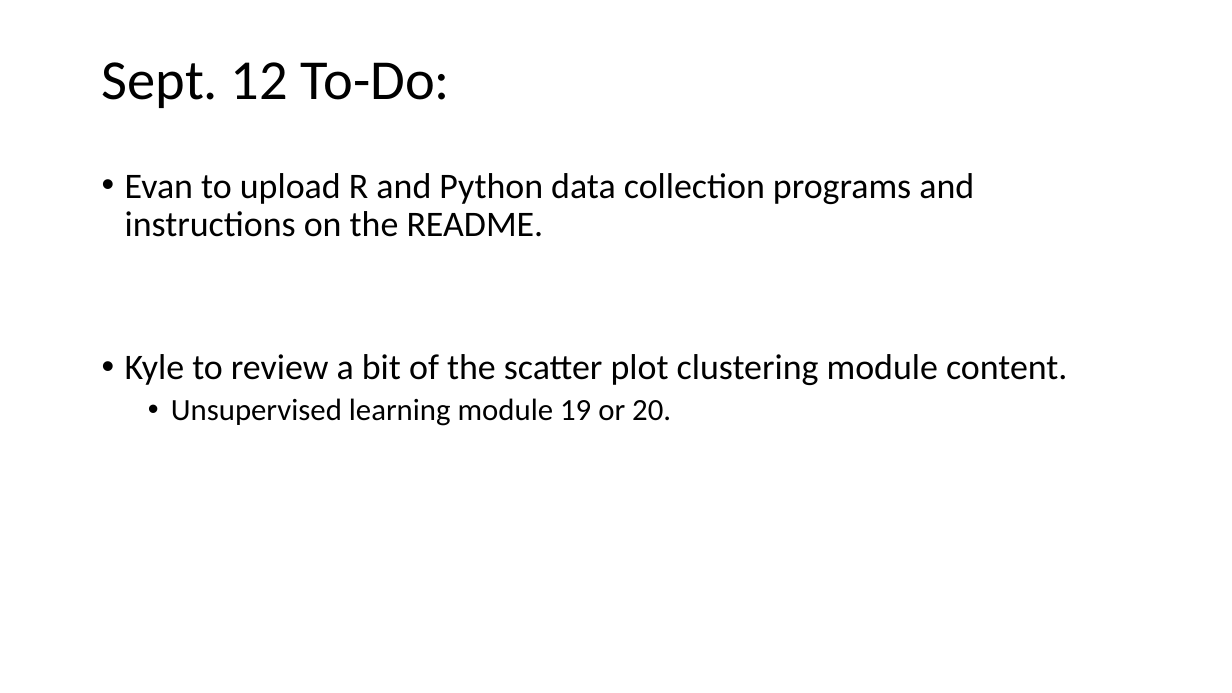
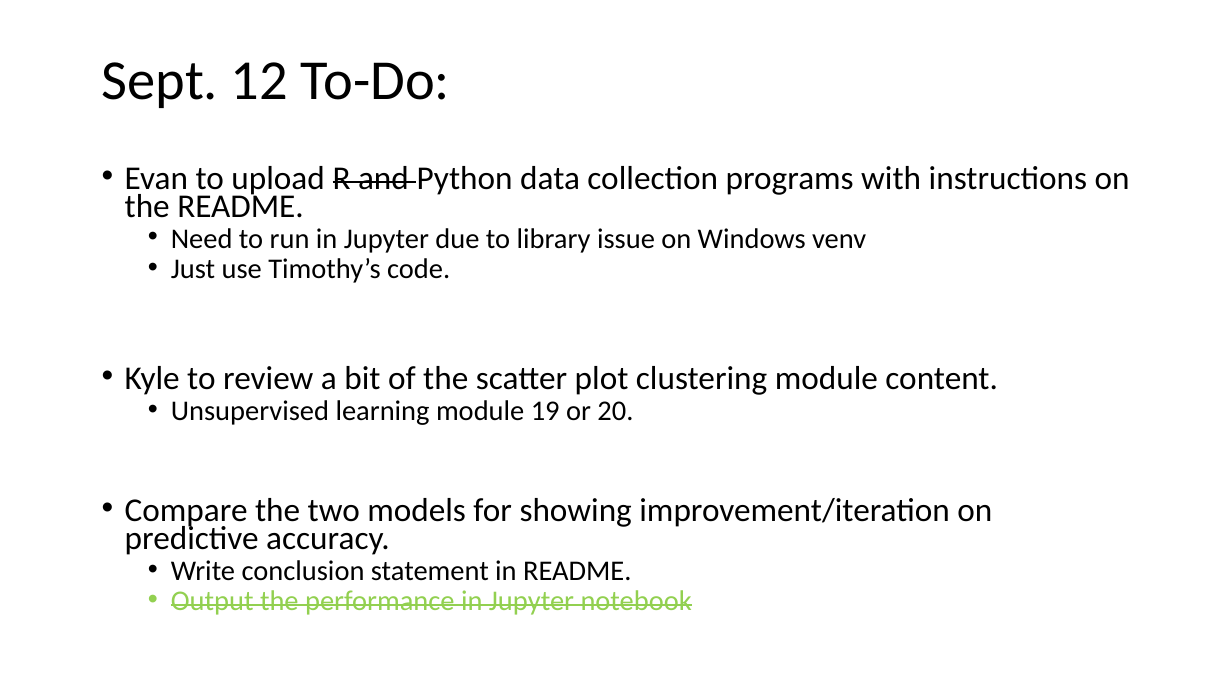
Before and after one commit to Evdawg/Project_4_FF_ML, a slide deck: slide 6 of Project_3_outline.pptm. Drawn at 1232x693 pixels with LibreOffice and Linux fonts; fonts in the diff are those of the drawing. Boxes give left, top, right and bottom in pixels: in the first picture for what was removed or moved away, otherwise in the second. Text is boxed around its words. In the diff, an @@ line names an element or a change of style, - is before the commit and + after.

```diff
--- a/Project_3_outline.pptm
+++ b/Project_3_outline.pptm
@@ text at bbox=[125, 166, 1130, 283]: text changed; size 28 to 25.9 pt @@
-• Evan to upload R and Python data collection programs and instructions on the README.
+• Evan to upload R and Python data collection programs with instructions on the README.
+  • Need to run in Jupyter due to library issue on Windows venv
+  • Just use Timothy’s code.
@@ text at bbox=[125, 366, 997, 425]: size 28 to 25.9 pt in "Kyle to review a bit of the ..."; size 24 to 22.2 pt in "Unsupervised learning module 19 or 20."; line spacing 0.9 to 0.7 @@
@@ text at bbox=[125, 498, 992, 615]: paragraphs added @@
+• Compare the two models for showing improvement/iteration on predictive accuracy.
+  • Write conclusion statement in README.
+  • Output the performance in Jupyter notebook
```
Also in this commit, not shown: 3 other slides changed, 1 slide added, 1 other file.
